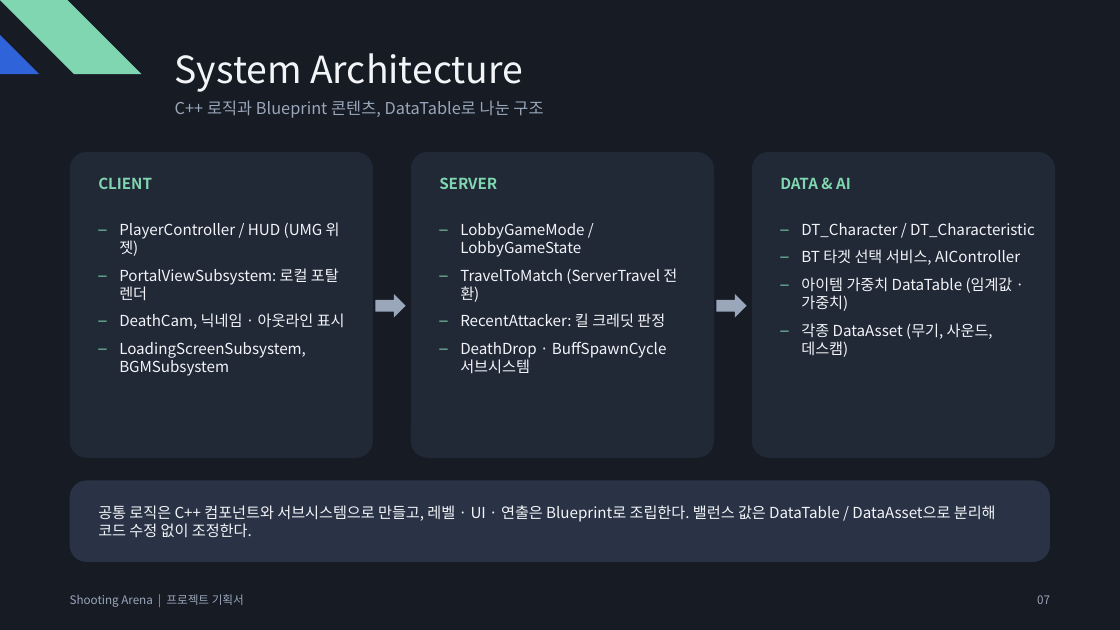
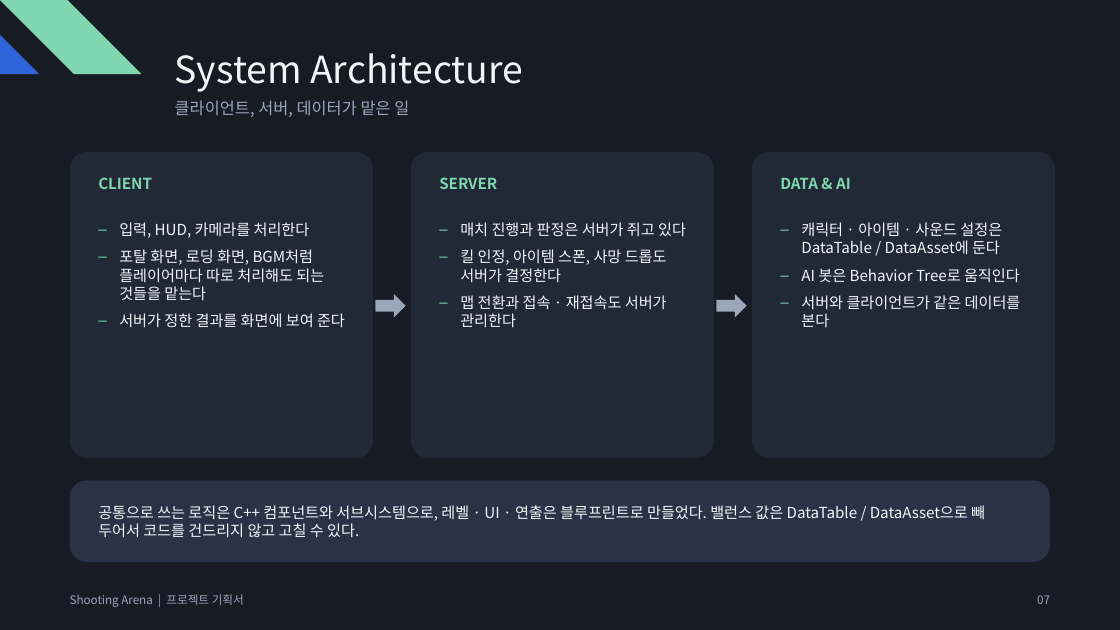
Before and after one commit to Qusbell/BattleArena, a slide deck: slide 7 of Submission/ShootingArena_Project_Plan.pptx. Drawn at 1120x630 pixels with LibreOffice and Linux fonts; fonts in the diff are those of the drawing. Boxes give left, top, right and bottom in pixels: in the first picture for what was removed or moved away, otherwise in the second. Text is boxed around its words. In the diff, an @@ line names an element or a change of style, - is before the commit and + after.

```diff
--- a/Submission/ShootingArena_Project_Plan.pptx
+++ b/Submission/ShootingArena_Project_Plan.pptx
@@ text at (175,100,409,117): text changed @@
-C++ 로직과 Blueprint 콘텐츠, DataTable로 나눈 구조
+클라이언트, 서버, 데이터가 맡은 일
@@ text at (119,222,345,328): text changed @@
-– PlayerController / HUD (UMG 위젯)
-– PortalViewSubsystem: 로컬 포탈 렌더
-– DeathCam, 닉네임 · 아웃라인 표시
-– LoadingScreenSubsystem, BGMSubsystem
+– 입력, HUD, 카메라를 처리한다
+– 포탈 화면, 로딩 화면, BGM처럼 플레이어마다 따로 처리해도 되는 것들을 맡는다
+– 서버가 정한 결과를 화면에 보여 준다
@@ text at (460,222,686,328): text changed @@
-– LobbyGameMode / LobbyGameState
-– TravelToMatch (ServerTravel 전환)
-– RecentAttacker: 킬 크레딧 판정
-– DeathDrop · BuffSpawnCycle 서브시스템
+– 매치 진행과 판정은 서버가 쥐고 있다
+– 킬 인정, 아이템 스폰, 사망 드롭도 서버가 결정한다
+– 맵 전환과 접속 · 재접속도 서버가 관리한다
@@ text at (801,222,1021,327): text changed @@
-– DT_Character / DT_Characteristic
-– BT 타겟 선택 서비스, AIController
-– 아이템 가중치 DataTable (임계값 · 가중치)
-– 각종 DataAsset (무기, 사운드, 데스캠)
+– 캐릭터 · 아이템 · 사운드 설정은 DataTable / DataAsset에 둔다
+– AI 봇은 Behavior Tree로 움직인다
+– 서버와 클라이언트가 같은 데이터를 본다
@@ text at (98,505,985,537): text changed @@
-공통 로직은 C++ 컴포넌트와 서브시스템으로 만들고, 레벨 · UI · 연출은 Blueprint로 조립한다. 밸런스 값은 DataTable / DataAsset으로 분리해 코드 수정 없이 조정한다.
+공통으로 쓰는 로직은 C++ 컴포넌트와 서브시스템으로, 레벨 · UI · 연출은 블루프린트로 만들었다. 밸런스 값은 DataTable / DataAsset으로 빼 두어서 코드를 건드리지 않고 고칠 수 있다.
```
Also in this commit, not shown: 14 other slides changed, 13 slides added, 3 slides removed.
